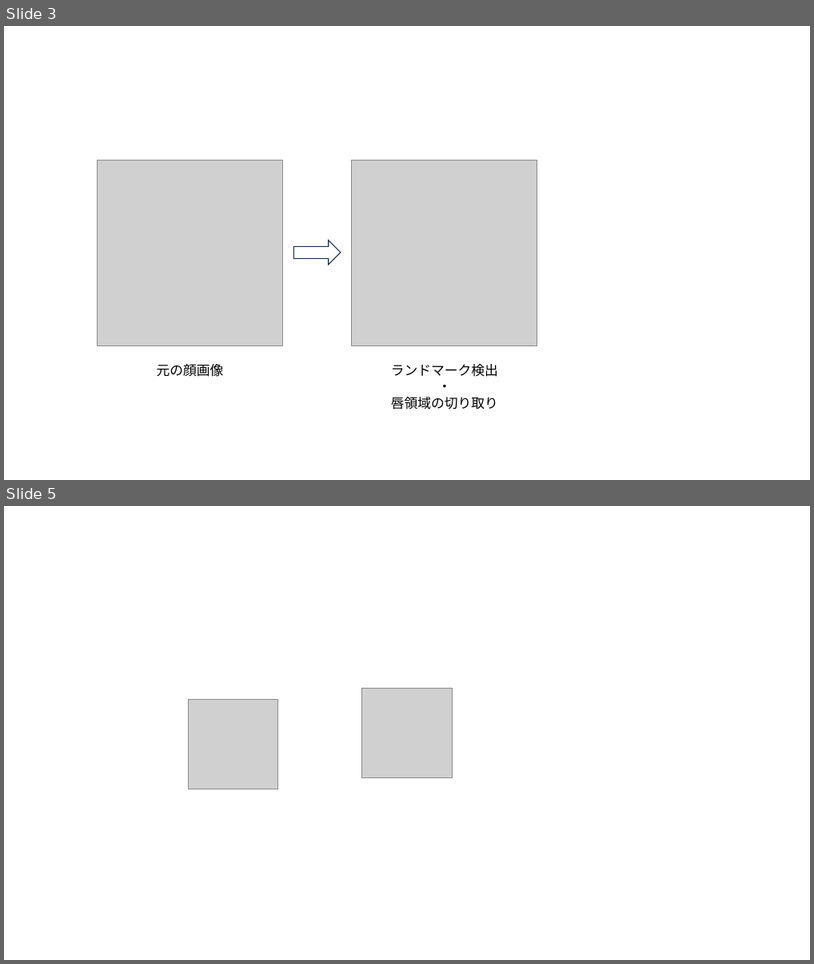
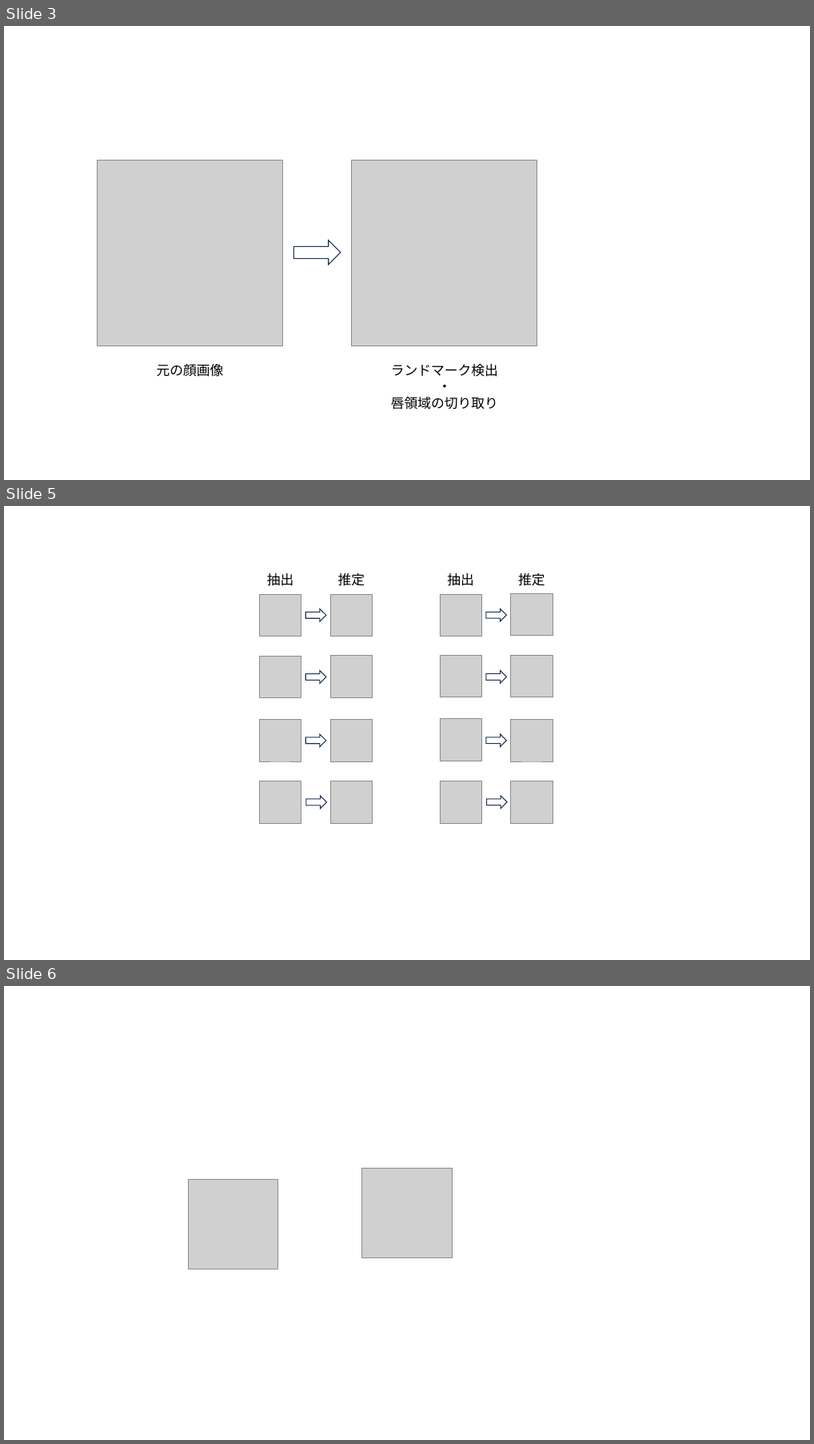
Before and after one commit to yuu5322/sci23, a slide deck: 修論の図.pptx. Shown one above the other, each under a label of ours: slides 3 and 5 before the commit, slides 3, 5 and 6 after it; the slides between them are not shown. The pictures are 814x964 and 814x1444 pixels, drawn with LibreOffice and Linux fonts; fonts in the diff are those of the drawing; grey boxes stand for pictures. Boxes give left, top, right and bottom in pixels: in the first picture for what was removed or moved away, otherwise in the second. Text is boxed around its words. In the diff, an @@ line names an element or a change of style, - is before the commit and + after.

```diff
--- a/修論の図.pptx
+++ b/修論の図.pptx
@@ slide 5 added at bbox=[4, 506, 810, 960], background #FFFFFF @@
@@ text added at bbox=[267, 573, 294, 586], 16 pt, text #000000 @@
+抽出
@@ text added at bbox=[338, 573, 366, 586], 16 pt, text #000000 @@
+推定
@@ text added at bbox=[447, 573, 474, 586], 16 pt, text #000000 @@
+抽出
@@ text added at bbox=[518, 573, 546, 586], 16 pt, text #000000 @@
+推定
@@ picture added at bbox=[259, 594, 301, 636] @@
@@ picture added at bbox=[330, 594, 373, 636] @@
@@ picture added at bbox=[440, 594, 482, 636] @@
@@ picture added at bbox=[511, 594, 553, 636] @@
@@ right arrow added at bbox=[306, 609, 326, 621], fill #FFFFFF, outline #1E3256 1 pt @@
@@ right arrow added at bbox=[486, 609, 506, 621], fill #FFFFFF, outline #1E3256 1 pt @@
@@ picture added at bbox=[259, 656, 301, 698] @@
@@ right arrow added at bbox=[306, 671, 326, 684], fill #FFFFFF, outline #1E3256 1 pt @@
@@ picture added at bbox=[330, 656, 373, 697] @@
@@ picture added at bbox=[440, 656, 482, 697] @@
@@ right arrow added at bbox=[486, 671, 506, 684], fill #FFFFFF, outline #1E3256 1 pt @@
@@ picture added at bbox=[511, 655, 553, 696] @@
@@ picture added at bbox=[259, 720, 301, 761] @@
@@ picture added at bbox=[330, 720, 373, 761] @@
@@ picture added at bbox=[440, 719, 482, 760] @@
@@ picture added at bbox=[511, 720, 553, 761] @@
@@ right arrow added at bbox=[306, 734, 326, 747], fill #FFFFFF, outline #1E3256 1 pt @@
@@ right arrow added at bbox=[486, 734, 506, 747], fill #FFFFFF, outline #1E3256 1 pt @@
@@ picture added at bbox=[259, 781, 301, 823] @@
@@ picture added at bbox=[330, 781, 373, 823] @@
@@ picture added at bbox=[440, 780, 482, 822] @@
@@ picture added at bbox=[511, 780, 553, 822] @@
@@ right arrow added at bbox=[306, 796, 327, 808], fill #FFFFFF, outline #1E3256 1 pt @@
@@ right arrow added at bbox=[486, 796, 507, 808], fill #FFFFFF, outline #1E3256 1 pt @@
@@ what was slide 5 is now slide 6 @@
```
Also in this commit, not shown: 1 slide changed, 1 other file.
